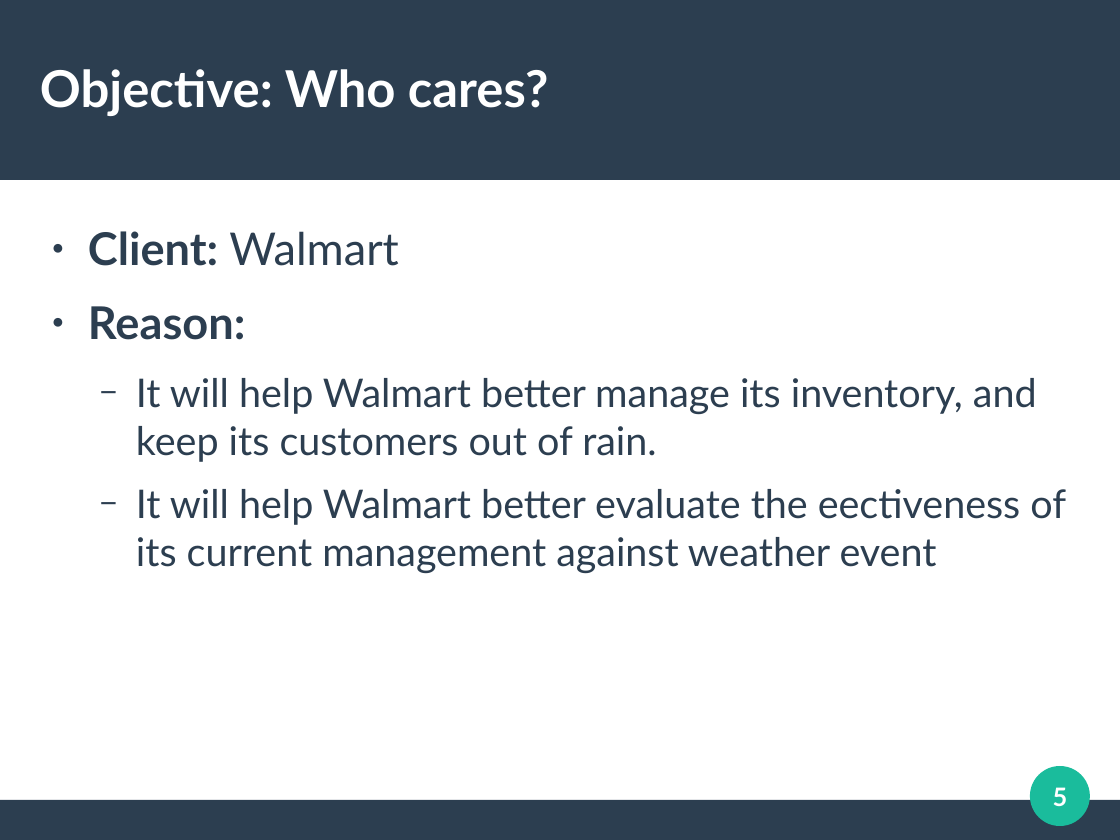
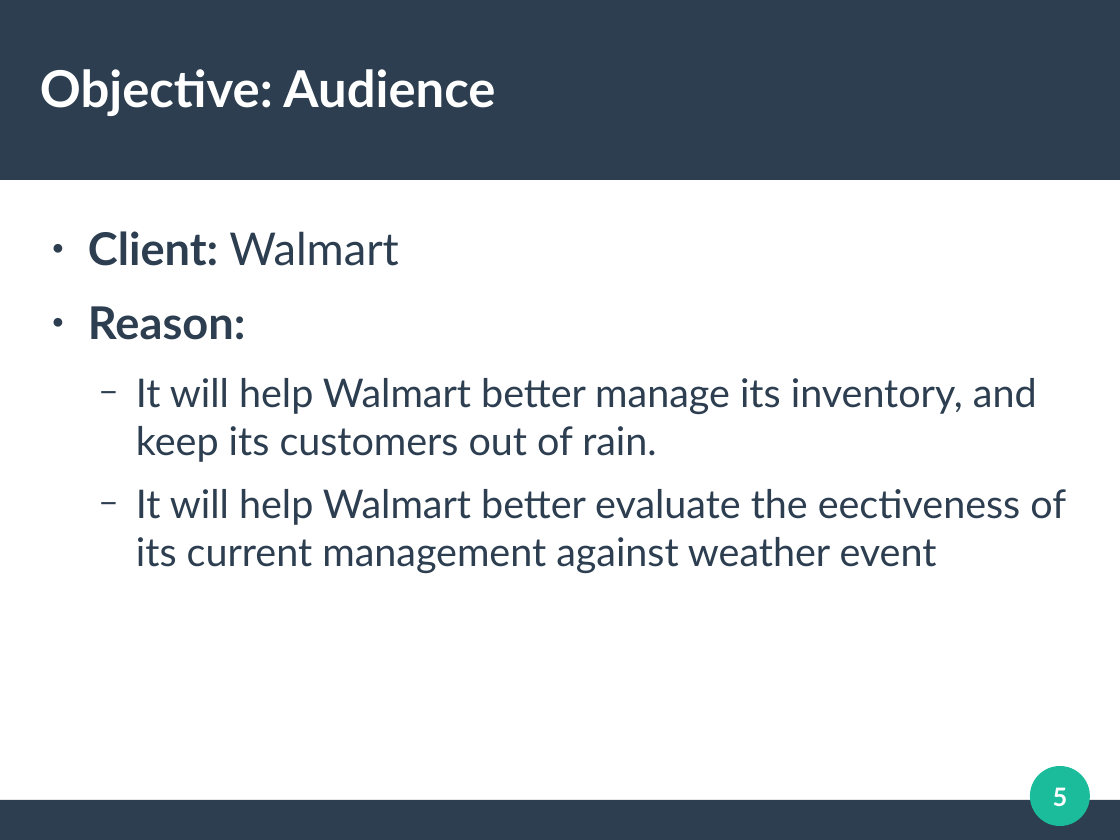
Before and after one commit to ZackCode/Capstone1_Walmert_Sales, a slide deck: slide 5 of recruiting-competition-practice/reports/Presentation.odp. Drawn at 1120x840 pixels with LibreOffice and Linux fonts; fonts in the diff are those of the drawing. Boxes give left, top, right and bottom in pixels: in the first picture for what was removed or moved away, otherwise in the second. Text is boxed around its words. In the diff, an @@ line names an element or a change of style, - is before the commit and + after.

```diff
--- a/recruiting-competition-practice/reports/Presentation.odp
+++ b/recruiting-competition-practice/reports/Presentation.odp
@@ title at (x1=40, y1=69, x2=495, y2=116): text changed @@
-Objective: Who cares?
+Objective: Audience
```
Also in this commit, not shown: 9 other files.
